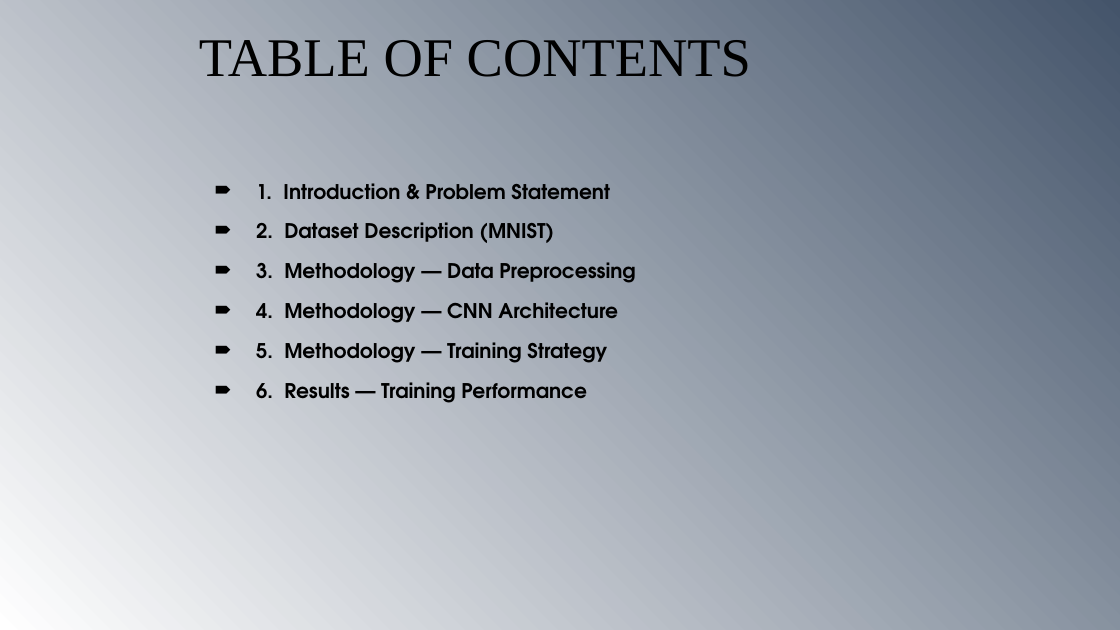
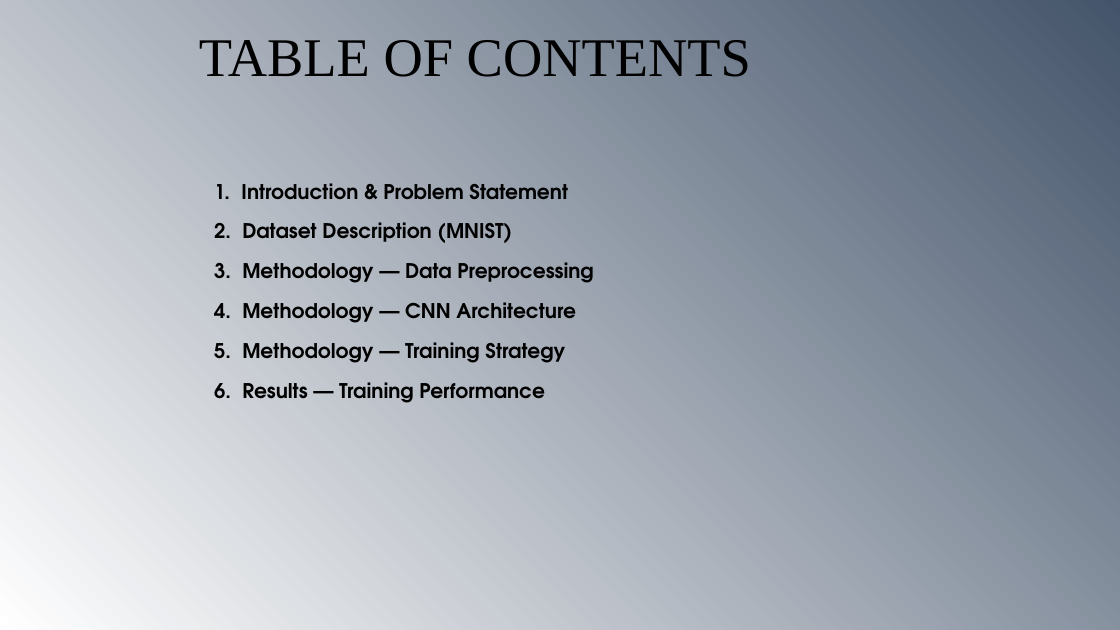
Before and after one commit to abhay-singh1100/HandWrittenDigit, a slide deck: slide 2 of ICSSCS_2026_Detailed_v3.pptx. Drawn at 1120x630 pixels with LibreOffice and Linux fonts; fonts in the diff are those of the drawing. Boxes give left, top, right and bottom in pixels: in the first picture for what was removed or moved away, otherwise in the second. Text is boxed around its words. In the diff, an @@ line names an element or a change of style, - is before the commit and + after.

```diff
--- a/ICSSCS_2026_Detailed_v3.pptx
+++ b/ICSSCS_2026_Detailed_v3.pptx
@@ text "1. Introduction & Problem Statement" at [214, 183, 593, 403]: bullet 🠶 to none @@
```
Also in this commit, not shown: 4 other slides changed, 1 other file.
